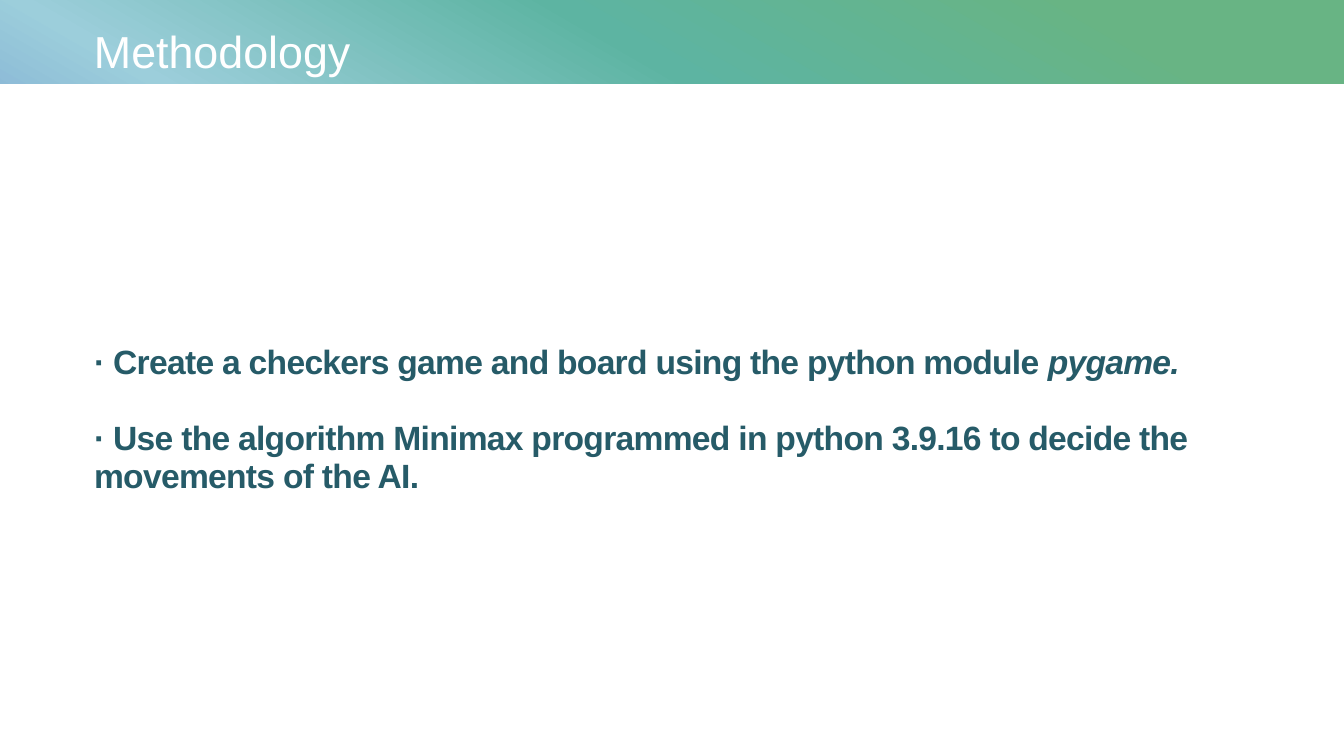
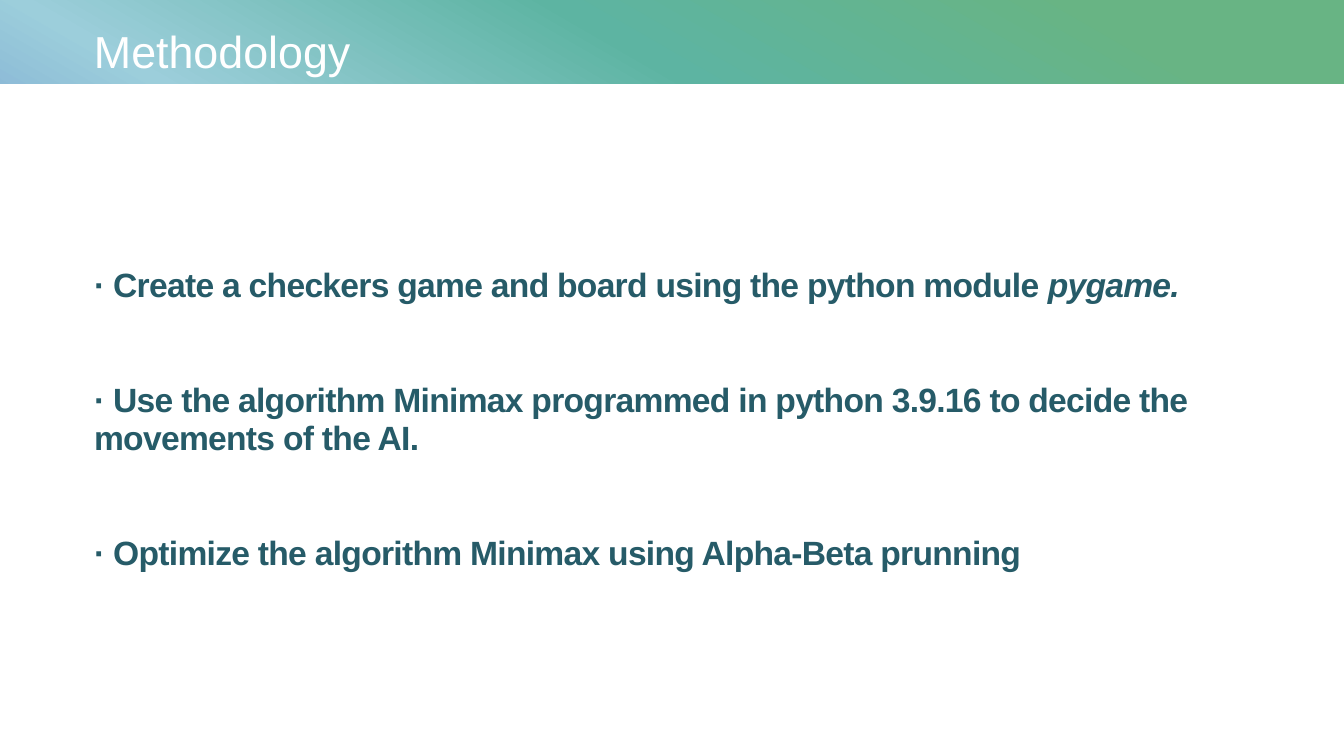
Before and after one commit to ACM40960/project-22202392, a slide deck: slide 3 of Literature Review/AI plays checkers - presentation.pptx. Drawn at 1344x756 pixels with LibreOffice and Linux fonts; fonts in the diff are those of the drawing. Boxes give left, top, right and bottom in pixels: in the first picture for what was removed or moved away, otherwise in the second. Text is boxed around its words. In the diff, an @@ line names an element or a change of style, - is before the commit and + after.

```diff
--- a/Literature Review/AI plays checkers - presentation.pptx
+++ b/Literature Review/AI plays checkers - presentation.pptx
@@ title at bbox=[94, 272, 1188, 572]: text changed @@
-· Create a checkers game and board using the python module pygame.
-· Use the algorithm Minimax programmed in python 3.9.16 to decide the movements of the AI.
+· Create a checkers game and board using the python module pygame.
+· Use the algorithm Minimax programmed in python 3.9.16 to decide the movements of the AI.
+· Optimize the algorithm Minimax using Alpha-Beta prunning
```
Also in this commit, not shown: 7 other slides changed, 2 slides added, 7 other files.
